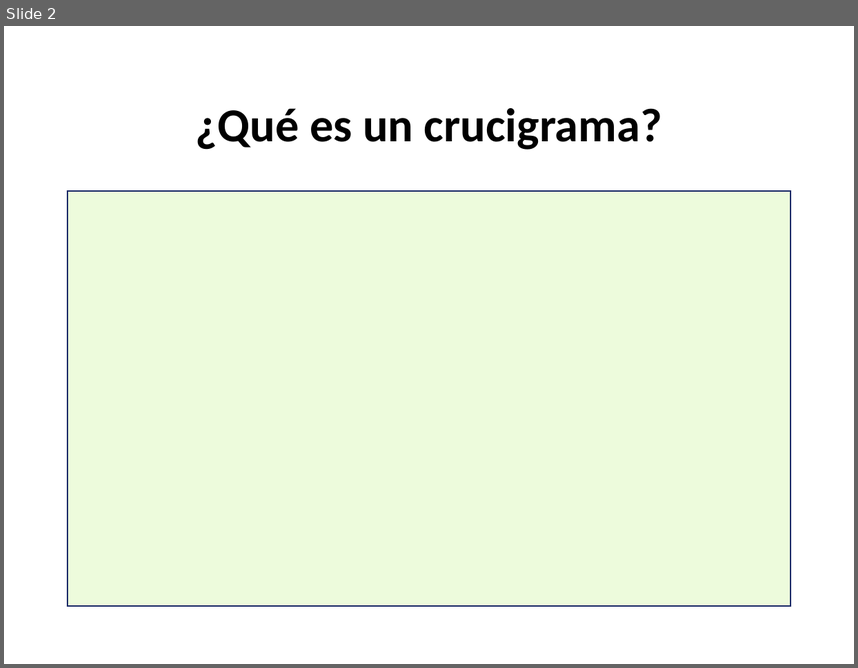
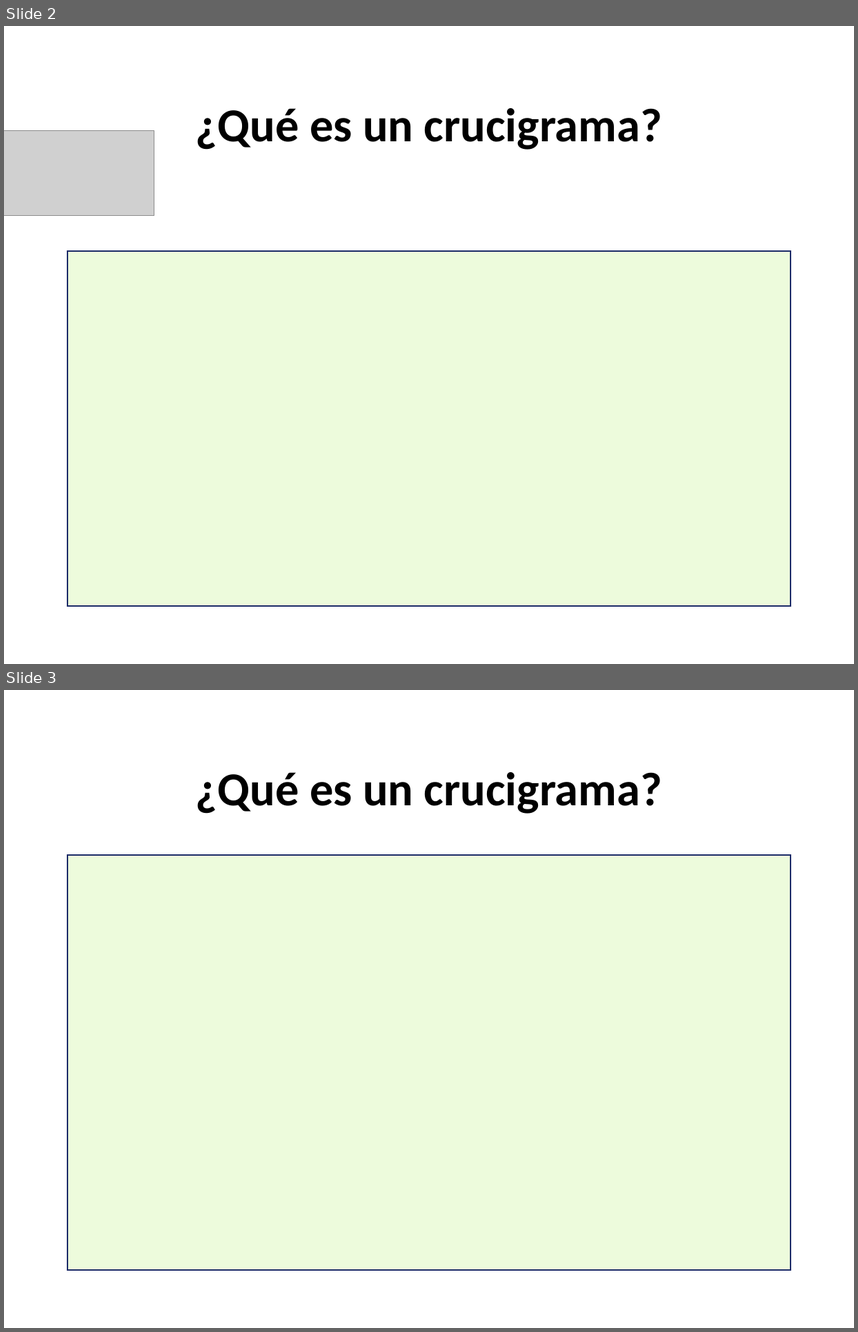
Before and after one commit to rihuall/ricardo, a slide deck: diapositiva software.ppt. Shown one above the other, each under a label of ours: slide 2 before the commit, slides 2 and 3 after it. The pictures are 858x668 and 858x1332 pixels, drawn with LibreOffice and Linux fonts; fonts in the diff are those of the drawing; grey boxes stand for pictures; background and template pictures are left out. Boxes give left, top, right and bottom in pixels: in the first picture for what was removed or moved away, otherwise in the second. Text is boxed around its words. In the diff, an @@ line names an element or a change of style, - is before the commit and + after.

```diff
--- a/diapositiva software.ppt
+++ b/diapositiva software.ppt
@@ slide 2 added at <box>4,26,854,664</box>, background picture (left out) @@
@@ text added at <box>196,108,662,150</box>, 40 pt, text #000000, bold @@
+¿Qué es un crucigrama?
@@ picture added at <box>4,131,154,215</box> @@
@@ rectangle added at <box>67,251,791,606</box>, fill #EDFBDC, outline #1C2B68 1.25 pt @@
@@ what was slide 2 is now slide 3 @@
```
Also in this commit, not shown: 1 slide changed, 1 other slide added, 1 slide removed, 2 other files.
